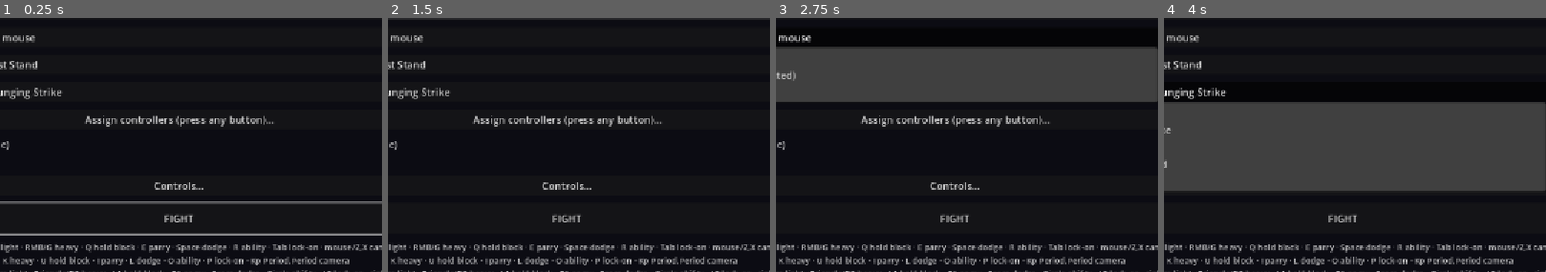
Above: before the commit, frames 1-4 (left to right).
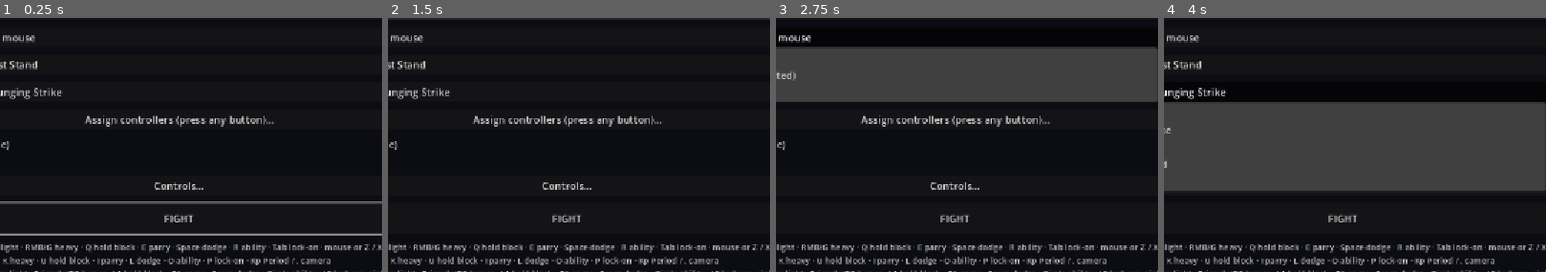
Above: after the commit, the same moments.

Repository: liamvwoudenberg-lang/Peepeechess
Game: Godot game, scene res://combat/scenes/test_arena.tscn
Two runs of this game, one before a commit and one after it. Both use one fixed random seed, a clock stepped at 60 frames per second and the inputs below. This scene is started directly instead of the project's main scene.
Inputs:
- Up to frame 1 (0.25 s): no input
- Up to frame 2 (1.5 s): click "1 Player vs AI" at 0.5 s; click "1 Player vs AI" at 1.25 s
- Up to frame 3 (2.75 s): click "Keyboard + mouse" at 2 s
- Up to frame 4 (4 s): click "Pawn — Last Stand" at 2.75 s; click "Knight — Lunging Strike" at 3.5 s
The pictures show only the part of the screen within x 50-100%, y 41-91%; the shares and areas given below are measured in that part.

The runs differ from the first frame. In frame 1, 0.4% of the frame differs, in the area x 75-100%, y 89-97%; in frame 2, 0.4%; in frame 3, 0.4%; in frame 4, 0.4%.

Commit message:
Controls docs (CONTROLS.md), cursor hint bar, controls screen polish, menu-vs-combat test
CONTROLS.md documents the final keyboard / DS4 / Xbox / touch maps, rebinding, seat assignment,
hot-plug behaviour and exactly what is simulated vs unverified (no physical pad).
Board cursor overlay redraws under a still cursor and shows a hint line in the controller's own
words; ControlsScreen is opaque and starts focused on the first player option; menu-focus guard
test proves Cross is dodge (not a focused button) while a pad fights.

Co-Authored-By: Claude Sonnet 5.5 <noreply@anthropic.com>
Claude-Session: https://claude.ai/code/session_018mTi2cygrMpF17VUKSSzmh

Diff:
--- a/godot/boards/board_pad_cursor.gd
+++ b/godot/boards/board_pad_cursor.gd
@@ -348,6 +348,19 @@
 			_stick[device] = {"dir": dir, "t": t}
 
 
+## One-line help in the controller's own words (drawn under the board while a pad is in use).
+func hint_text() -> String:
+	var family := ControllerGlyphs.Family.PLAYSTATION
+	for device in assignment.connected_pads():
+		family = ControllerGlyphs.family_of_device(device)
+		break
+	var b := func(button: int) -> String: return ControllerGlyphs.button_label(button, family)
+	if not promoting.is_empty():
+		return "Promote: D-pad choose · %s confirm · %s cancel" % [b.call(JOY_BUTTON_A), b.call(JOY_BUTTON_B)]
+	return "D-pad / stick move · %s select / move · %s cancel · %s next piece · %s/%s destinations · %s menu" % [
+		b.call(JOY_BUTTON_A), b.call(JOY_BUTTON_B), b.call(JOY_BUTTON_Y), b.call(JOY_BUTTON_LEFT_SHOULDER), b.call(JOY_BUTTON_RIGHT_SHOULDER), b.call(JOY_BUTTON_START)]
+
+
 ## A visible dialog (promotion, resign, FEN...) owns the pad.
 func _popup_open() -> bool:
 	if not is_inside_tree():
@@ -366,6 +379,10 @@
 class _CursorOverlay:
 	extends Control
 	var cursor: BoardPadCursor
+
+	func _process(_delta: float) -> void:
+		if cursor != null and cursor.show_cursor:
+			queue_redraw()  # the board may resize, flip, switch 2D/3D or orbit under a still cursor
 
 	func _draw() -> void:
 		if cursor == null or not cursor.active or not cursor.show_cursor or not cursor.square_rect_provider.is_valid():
@@ -383,6 +400,12 @@
 			draw_circle(corner, arm * 0.18, Color.WHITE)
 		if not cursor.promoting.is_empty():
 			_draw_picker(rect)
+		var font := ThemeDB.fallback_font
+		var text := cursor.hint_text()
+		var width := font.get_string_size(text, HORIZONTAL_ALIGNMENT_LEFT, -1, 14).x
+		var bar := Rect2(Vector2(maxf(4.0, (size.x - width) * 0.5 - 8.0), size.y - 26.0), Vector2(width + 16.0, 22.0))
+		draw_rect(bar, Color(0.04, 0.08, 0.1, 0.82), true)
+		draw_string(font, bar.position + Vector2(8, 16), text, HORIZONTAL_ALIGNMENT_LEFT, -1, 14, Color(0.85, 0.95, 0.95))
 
 	func _draw_picker(anchor: Rect2) -> void:
 		var font := ThemeDB.fallback_font
--- a/godot/combat/input/control_bindings.gd
+++ b/godot/combat/input/control_bindings.gd
@@ -295,6 +295,10 @@
 		return "Unbound"
 	# Show what is printed on the player's keycap (AZERTY: physical W is "Z"); fall back to the code's name.
 	var shown: int = DisplayServer.keyboard_get_keycode_from_physical(code as Key) if DisplayServer.get_name() != "headless" else code
+	var short := {KEY_COMMA: ",", KEY_PERIOD: ".", KEY_SLASH: "/", KEY_BACKSLASH: "\\", KEY_SEMICOLON: ";", KEY_APOSTROPHE: "'", KEY_BRACKETLEFT: "[", KEY_BRACKETRIGHT: "]",
+		KEY_MINUS: "-", KEY_EQUAL: "=", KEY_QUOTELEFT: "`"}
+	if short.has(shown if shown != KEY_NONE else code):
+		return short[shown if shown != KEY_NONE else code]
 	var name := OS.get_keycode_string(shown if shown != KEY_NONE else code)
 	return name if not name.is_empty() else "Key %d" % code
 
@@ -329,7 +333,7 @@
 		move = "%s/%s/%s/%s" % [n.call("up"), n.call("left"), n.call("down"), n.call("right")]
 	var light: String = ("LMB/" if scheme == "kb1" else "") + n.call("light")
 	var heavy: String = ("RMB/" if scheme == "kb1" else "") + n.call("heavy")
-	var cam: String = ("mouse/" if scheme == "kb1" else "") + "%s,%s" % [n.call("orbit_l"), n.call("orbit_r")]
+	var cam: String = ("mouse or " if scheme == "kb1" else "") + "%s / %s" % [n.call("orbit_l"), n.call("orbit_r")]
 	return "%s move · %s sprint · %s light · %s heavy · %s hold block · %s parry · %s dodge · %s ability · %s lock-on · %s camera" % [
 		move, n.call("sprint"), light, heavy, n.call("block"), n.call("parry"), n.call("dodge"), n.call("ability"), n.call("lock"), cam]
 
--- a/godot/combat/input/input_assignment.gd
+++ b/godot/combat/input/input_assignment.gd
@@ -262,5 +262,5 @@
 	if scheme.begins_with("pad"):
 		var device := int(scheme.substr(3))
 		var label := ControllerGlyphs.device_label(device)
-		return "%s: %s%s" % [who, label, "" if is_pad_connected(device) else " (disconnected)"]
+		return "%s: %s (controller %d)%s" % [who, label, device, "" if is_pad_connected(device) else " - disconnected"]
 	return "%s: Keyboard %s" % [who, "1 (WASD + mouse)" if scheme == "kb1" else "2 (arrows)"]
--- a/godot/combat/tests/test_pads.gd
+++ b/godot/combat/tests/test_pads.gd
@@ -22,6 +22,7 @@
 	await _hotplug_mid_fight(h, tree)
 	await _custom_bindings_fight(h, tree)
 	await _keyboard_fight(h, tree)
+	await _menu_stays_out_of_combat(h, tree)
 	await load("res://combat/tests/test_pads_ui.gd").run(h, tree)  # (load, not preload: that file preloads this one)
 
 
@@ -907,3 +908,45 @@
 	await tree.process_frame
 	ControlBindings.set_shared(old_b)
 	InputAssignment.set_shared(old_a)
+
+
+# ---- menus must not eat combat presses --------------------------------------------------------------------------------------
+static func _menu_stays_out_of_combat(h, tree: SceneTree) -> void:
+	h.begin("pad combat vs menu focus: while a pad fights the focus is released and Cross is dodge, not 'press the focused button'")
+	var bindings := ControlBindings.new()
+	var assignment := fake_assignment(bindings, [0, 1])
+	var old_b := ControlBindings.shared()
+	var old_a := InputAssignment.shared()
+	ControlBindings.set_shared(bindings)
+	InputAssignment.set_shared(assignment)
+	var button := Button.new()
+	button.text = "Resign (must never fire from a dodge)"
+	var fired := [0]
+	button.pressed.connect(func(): fired[0] += 1)
+	tree.root.add_child(button)
+	var ui := PadUi.install(tree.root, {"assignment": assignment})
+	ui.nav_mode = true
+	button.grab_focus()
+	await tree.process_frame
+	h.check(tree.root.gui_get_focus_owner() == button, "before the fight the pad-focused button holds focus")
+	var arena := _make_arena(tree, ["pad0", "pad1"], bindings, 9)
+	await _live(tree, arena)
+	h.check(tree.root.gui_get_focus_owner() == null, "once the fight runs the guard released the focus")
+	tap(0, JOY_BUTTON_A, tree)
+	await ticks(tree, 3)
+	h.eq(fired[0], 0, "Cross did not press the button")
+	h.eq(_counts(arena, "player-white")["dodge"], 1, "Cross dodged")
+	await ticks(tree, 30)
+	h.check(tree.root.gui_get_focus_owner() == null, "the guard does not re-grab focus during the fight even though nav mode is on")
+	arena.stop_battle()
+	await ticks(tree, 5)
+	await tree.create_timer(1.0).timeout
+	await tree.process_frame
+	h.check(tree.root.gui_get_focus_owner() == button, "about a second after the fight ended the guard gives the pad its focus back")
+	release_all()
+	ui.queue_free()
+	button.queue_free()
+	arena.queue_free()
+	await tree.process_frame
+	ControlBindings.set_shared(old_b)
+	InputAssignment.set_shared(old_a)
--- a/godot/combat/tests/test_pads_ui.gd
+++ b/godot/combat/tests/test_pads_ui.gd
@@ -394,6 +394,20 @@
 		h.check(focus_ok(tree), "navigate(%s): focus valid while a pad is in use" % page)
 		await press(0, JOY_BUTTON_DPAD_DOWN, tree)
 		h.check(focus_ok(tree), "...and after one more D-pad press")
+	# An OptionButton's popup is a window of its own: D-pad + Cross choose an item and focus returns to the button.
+	shell.navigate("play")
+	await frames(tree, 3)
+	var option: OptionButton = shell.content.find_children("*", "OptionButton", true, false)[0]
+	var chosen_before: int = shell.selected_time
+	option.grab_focus()
+	await press(0, JOY_BUTTON_A, tree)
+	await frames(tree, 2)
+	h.check(option.get_popup().visible, "Cross opens the time-control list")
+	await press(0, JOY_BUTTON_DPAD_DOWN, tree)
+	await press(0, JOY_BUTTON_A, tree)
+	await frames(tree, 3)
+	h.check(not option.get_popup().visible and shell.selected_time != chosen_before, "D-pad + Cross choose another time control (%d -> %d)" % [chosen_before, shell.selected_time])
+	h.check(focus_ok(tree), "focus is valid after the list closed")
 	var motion := InputEventMouseMotion.new()
 	motion.relative = Vector2(40, 10)
 	motion.position = Vector2(300, 300)
--- a/godot/ui/application.gd
+++ b/godot/ui/application.gd
@@ -235,6 +235,9 @@
 	if not online:
 		_button(setup, "Start local " + selected_mode.capitalize() + " Chess  →", start_local, true)
 		_label(setup, "Pass-and-play chess. Battle duels use two local control schemes; no account required.", 14, MUTED)
+		if selected_mode == "battle":  # claude/pads-input: who fights with what (change it in Settings -> Controls)
+			var seats = InputAssignment.shared()
+			_label(setup, "Duel controls · " + seats.describe(0) + " · " + seats.describe(1) + "   (Settings → Controls & controllers)", 14, MUTED)
 		return
 	if Settings.token.is_empty():
 		_button(setup, "Sign in to play online  →", func(): navigate("account"), true)
--- a/godot/ui/controls_screen.gd
+++ b/godot/ui/controls_screen.gd
@@ -45,7 +45,7 @@
 	add_to_group(PadUi.SCOPE_GROUP)
 	set_anchors_and_offsets_preset(Control.PRESET_FULL_RECT)
 	var dim := ColorRect.new()
-	dim.color = Color(0.03, 0.07, 0.06, 0.98)
+	dim.color = Color(0.03, 0.07, 0.06, 1.0)
 	dim.set_anchors_and_offsets_preset(Control.PRESET_FULL_RECT)
 	add_child(dim)
 	var margin := MarginContainer.new()
@@ -104,8 +104,15 @@
 	assignment.assignment_changed.connect(_refresh_players)
 	Input.joy_connection_changed.connect(_on_joy_changed)
 	_refresh()
-	if not _rows.is_empty():
-		_rows.values()[0].call_deferred("grab_focus")
+	_focus_first.call_deferred()
+
+
+## Start on the first player option once the layout exists (focusing earlier would scroll to a wrong position).
+func _focus_first() -> void:
+	await get_tree().process_frame
+	await get_tree().process_frame
+	if is_inside_tree() and not _seat_options.is_empty():
+		_seat_options[0].grab_focus()
 
 
 func _exit_tree() -> void:
--- a/godot/ui/pad_ui.gd
+++ b/godot/ui/pad_ui.gd
@@ -302,7 +302,7 @@
 		return false
 	var pool := preferred if not preferred.is_empty() else candidates
 	var best: Control = pool[0]
-	if _last_focus_center != Vector2.ZERO and preferred.is_empty() and vp == get_tree().root:  # dialogs: first control (e.g. Queen)
+	if _last_focus_center != Vector2.ZERO and preferred.is_empty() and vp == get_tree().root and scope == null:  # overlays and dialogs: first control in tree order
 		var best_d := INF
 		for c in pool:
 			var d := c.get_global_rect().get_center().distance_squared_to(_last_focus_center)
Not shown, added: godot/combat/CONTROLS.md
Not shown, changed: godot/combat/TOUCH.md
